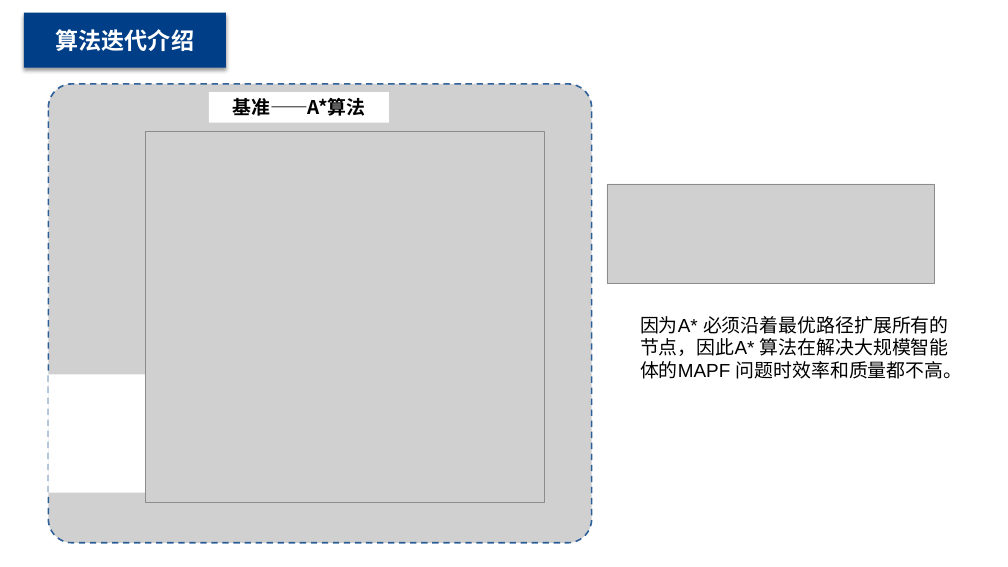
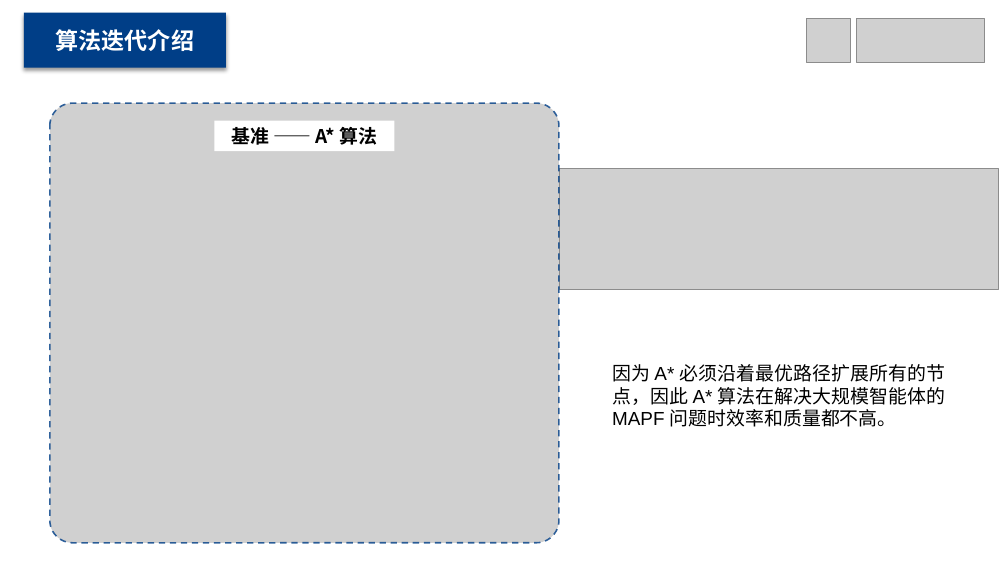
Before and after one commit to MinmusLin/Reinforcement_Learning_Based_Multi_Agent_Path_Finding, a slide deck: slide 7 of Presentation.pptx. Drawn at 1008x567 pixels with LibreOffice and Linux fonts; fonts in the diff are those of the drawing; grey boxes stand for pictures. Boxes give left, top, right and bottom in pixels: in the first picture for what was removed or moved away, otherwise in the second. Text is boxed around its words. In the diff, an @@ line names an element or a change of style, - is before the commit and + after.

```diff
--- a/Presentation.pptx
+++ b/Presentation.pptx
@@ picture added at (807,18,851,62) @@
@@ picture added at (856,18,984,62) @@
@@ picture: place and size @@
-picture at (48,84,592,543)
+picture at (50,103,560,543)
@@ picture removed at (146,131,545,502) @@
@@ rectangle "基准 —— A* 算法": place and size @@
-rectangle "基准 —— A* 算法" at (209,92,389,123)
+rectangle "基准 —— A* 算法" at (215,121,395,151)
@@ text in rectangle at (231,127,378,145): spaces changed @@
-基准——A*算法
+基准 —— A* 算法
@@ picture: place and size @@
-picture at (607,184,935,284)
+picture at (559,169,999,289)
@@ rectangle removed at (48,374,393,492) @@
@@ text at (612,364,946,427): text changed @@
-因为A* 必须沿着最优路径扩展所有的节点，因此A* 算法在解决大规模智能体的MAPF 问题时效率和质量都不高。
+因为 A* 必须沿着最优路径扩展所有的节点，因此 A* 算法在解决大规模智能体的 MAPF 问题时效率和质量都不高。
```
Also in this commit, not shown: 16 other slides changed, 1 slide added, 2 slides removed.
